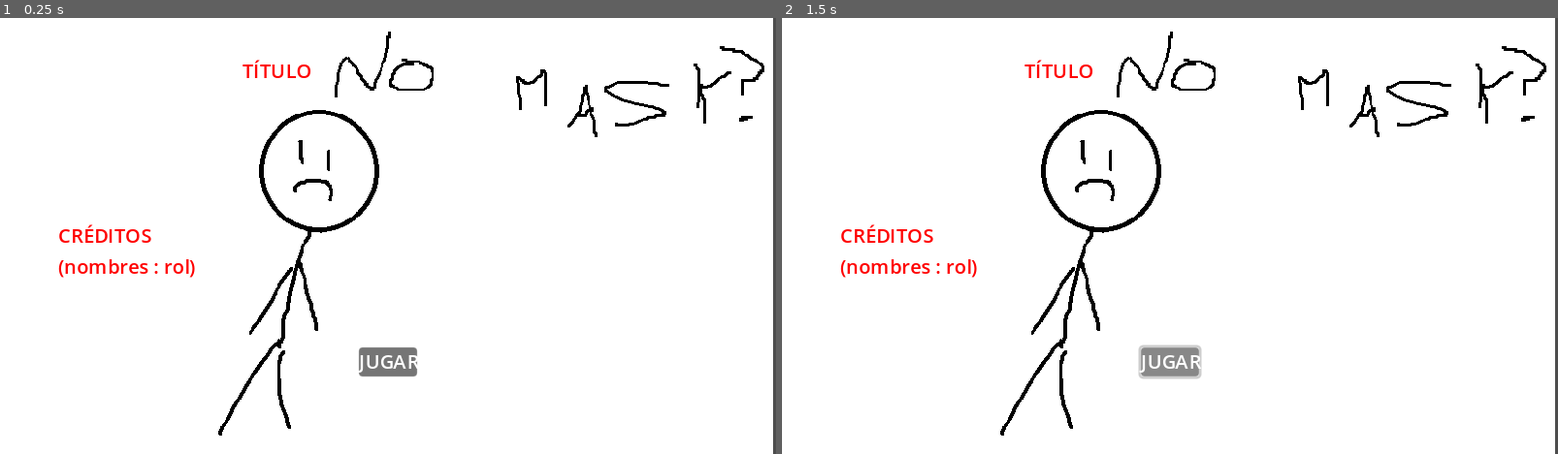
Above: before the commit, frames 1-2 (left to right).
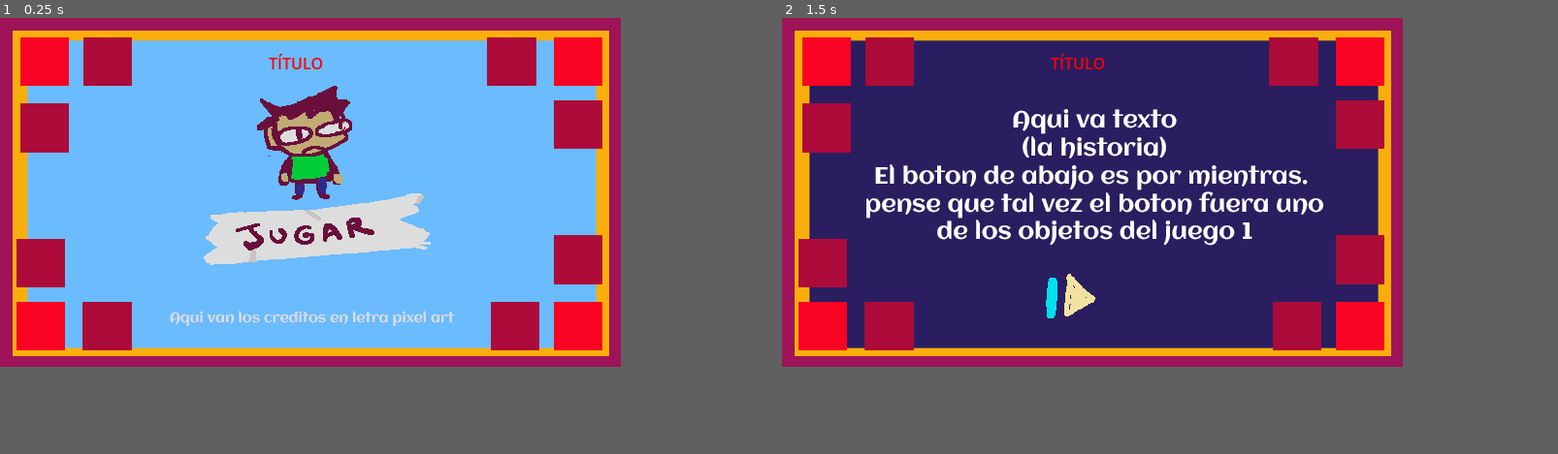
Above: after the commit, the same moments.

Repository: EricElMagenta/gamejammask2026
Game: Godot game, scene res://startmenu/startmenu.tscn
Same seed, same stepped clock (60 frames per second), same inputs: the game is played once before the commit and once after it.
Inputs (mouse positions are in pixels of both pictures, inside the frame that each line leads up to; where the layout moved, square brackets give the same spot in the first picture):
- Up to frame 1 (0.25 s): no input
- Up to frame 2 (1.5 s): click (1177, 283) [1170, 362] at 0.5 s; click (1177, 283) [1170, 362] at 1.25 s
In our replay, the window is 800x450 before the commit and 640x360 after it. These sizes can differ from the game's own. Grey fills any space a smaller window leaves; there, only what the larger window draws over its background counts as a difference.

The runs differ from the first frame. In frame 1, 65% of the frame differs, in the area x 0-100%, y 0-100%; in frame 2, 63%.

Commit message:
Agregada pantalla de inicio y de introducctión

Diff:
--- a/project.godot
+++ b/project.godot
@@ -20,8 +20,8 @@
 window/size/viewport_width=640
 window/size/viewport_height=360
 window/size/always_on_top=true
-window/size/window_width_override=1280
-window/size/window_height_override=720
+window/size/window_width_override=640
+window/size/window_height_override=360
 window/stretch/mode="canvas_items"
 
 [layer_names]
--- a/startmenu/startmenu.gd
+++ b/startmenu/startmenu.gd
@@ -1,12 +1,11 @@
 extends Node2D
 
-
-@export var game_intro:PackedScene
+@export var next_scene:PackedScene
+@onready var bg = $Background
 
 func _ready():
-	pass
+	bg.frame = 0
 
 
 func _on_button_pressed():
-	if game_intro: get_tree().call_deferred("change_to_packed_scene", game_intro)
-	else: print("no hay nada")
+	bg.frame = 1
--- a/startmenu/startmenu.tscn
+++ b/startmenu/startmenu.tscn
@@ -1,46 +1,30 @@
 [gd_scene load_steps=3 format=3 uid="uid://8xuxhpu56dkw"]
 
 [ext_resource type="Script" path="res://startmenu/startmenu.gd" id="1_0b0sx"]
-[ext_resource type="Texture2D" uid="uid://dcixudl6kjam7" path="res://assets/background_placeholder.png" id="2_hwsxh"]
+[ext_resource type="Texture2D" uid="uid://dui3dmexy747a" path="res://assets/inicio.png" id="2_afofu"]
 
 [node name="Startmenu" type="Node2D"]
 script = ExtResource("1_0b0sx")
 
 [node name="Background" type="Sprite2D" parent="."]
-position = Vector2(304, 208)
-scale = Vector2(0.771203, 0.771204)
-texture = ExtResource("2_hwsxh")
+position = Vector2(320, 180)
+texture = ExtResource("2_afofu")
+hframes = 2
 
-[node name="Title" type="Label" parent="."]
-offset_left = 200.0
-offset_top = 32.0
-offset_right = 257.0
-offset_bottom = 55.0
+[node name="Title" type="Label" parent="Background"]
+offset_left = -42.7903
+offset_top = -145.227
+offset_right = 14.2097
+offset_bottom = -122.227
 theme_override_colors/font_color = Color(1, 0, 0, 1)
 text = "TÍTULO"
 
-[node name="Creditos" type="Label" parent="."]
-offset_left = 48.0
-offset_top = 168.0
-offset_right = 125.0
-offset_bottom = 191.0
-theme_override_colors/font_color = Color(1, 0, 0, 1)
-text = "CRÉDITOS
-(nombres : rol)
-"
-
-[node name="Button" type="Button" parent="."]
-offset_left = 296.0
-offset_top = 272.0
-offset_right = 344.0
-offset_bottom = 296.0
+[node name="Button" type="Button" parent="Background"]
+self_modulate = Color(1, 1, 1, 0)
+offset_left = -99.0
+offset_top = 10.0
+offset_right = 112.0
+offset_bottom = 69.0
 metadata/_edit_group_ = true
 
-[node name="Label" type="Label" parent="Button"]
-layout_mode = 0
-offset_right = 40.0
-offset_bottom = 23.0
-text = "JUGAR"
-horizontal_alignment = 1
-
-[connection signal="pressed" from="Button" to="." method="_on_button_pressed"]
+[connection signal="pressed" from="Background/Button" to="." method="_on_button_pressed"]
Binary file added: assets/inicio.png
Not shown, added: assets/inicio.png.import
Binary file added: assets/pantalla2.png
Not shown, added: assets/pantalla2.png.import
